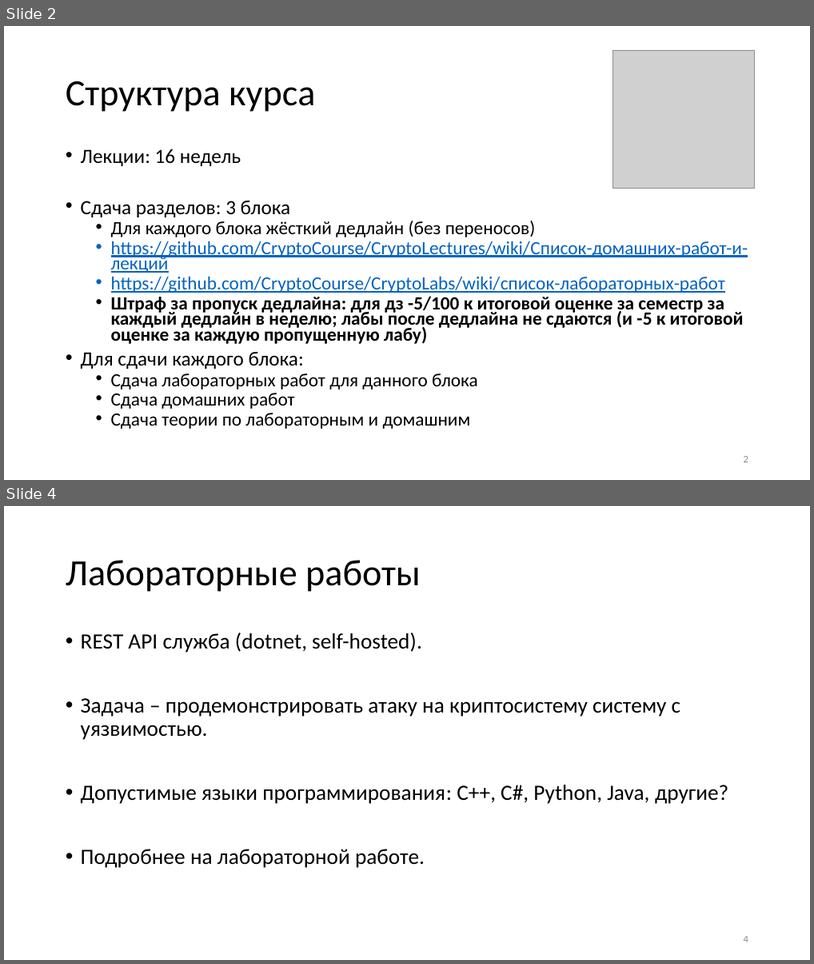
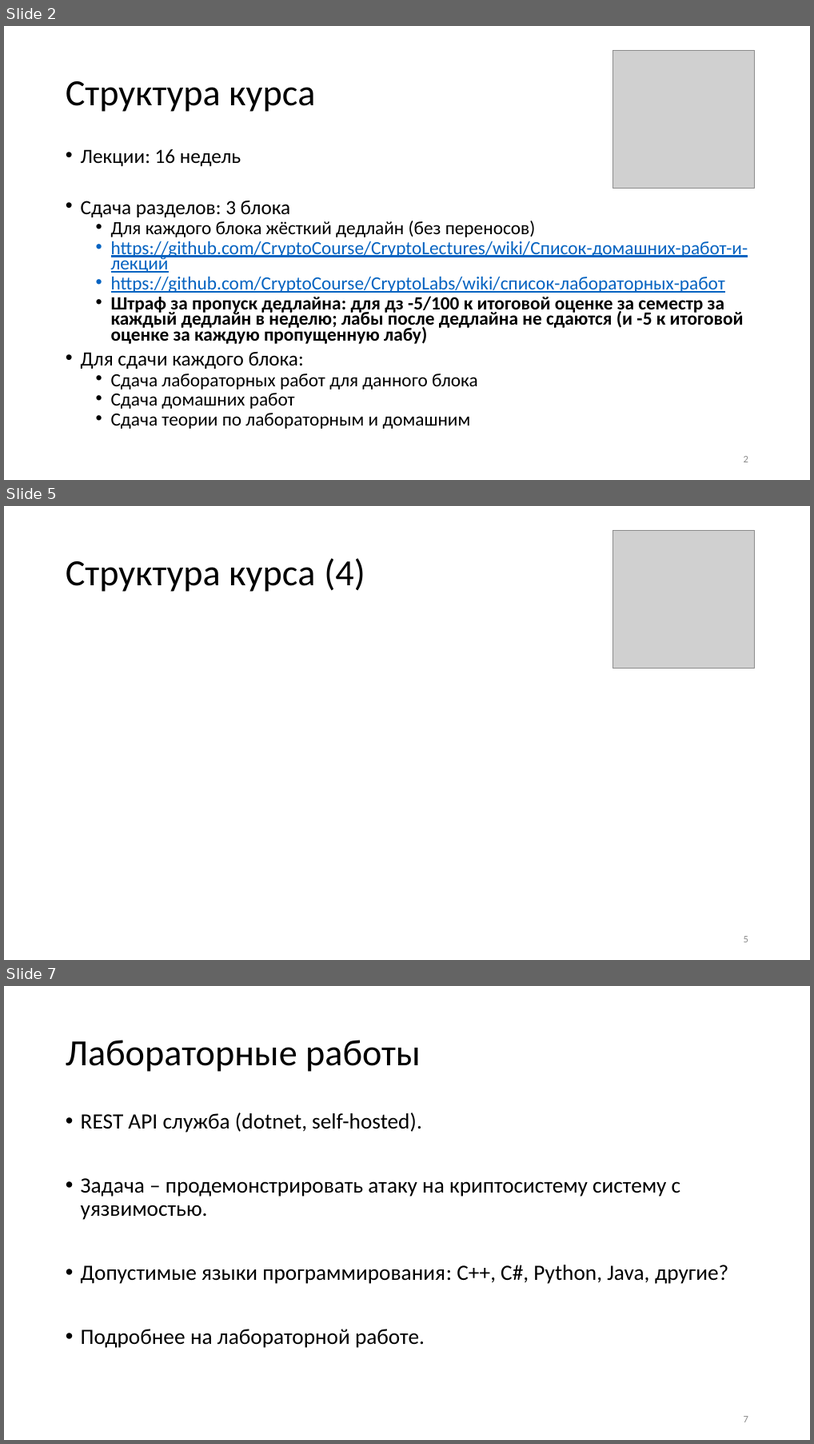
Before and after one commit to CryptoCourse/CryptoLectures, a slide deck: Lectures/Lecture1.pptx. Shown one above the other, each under a label of ours: slides 2 and 4 before the commit, slides 2, 5 and 7 after it; the slides between them are not shown. The pictures are 814x964 and 814x1444 pixels, drawn with LibreOffice and Linux fonts; fonts in the diff are those of the drawing; grey boxes stand for pictures. Boxes give left, top, right and bottom in pixels: in the first picture for what was removed or moved away, otherwise in the second. Text is boxed around its words. In the diff, an @@ line names an element or a change of style, - is before the commit and + after.

```diff
--- a/Lectures/Lecture1.pptx
+++ b/Lectures/Lecture1.pptx
@@ slide 5 added at [4, 506, 810, 960], background #FFFFFF @@
@@ picture added at [613, 530, 754, 668] @@
@@ title added at [66, 558, 365, 592], 44 pt, text #000000 @@
+Структура курса (4)
@@ page number added at [744, 936, 749, 942], 12 pt, text #8C8C8C @@
+5
@@ what was slide 4 is now slide 7 @@
@@ page number at [744, 1416, 749, 1422]: text changed @@
-4
+7
```
Also in this commit, not shown: 3 slides changed, 2 other slides added.
